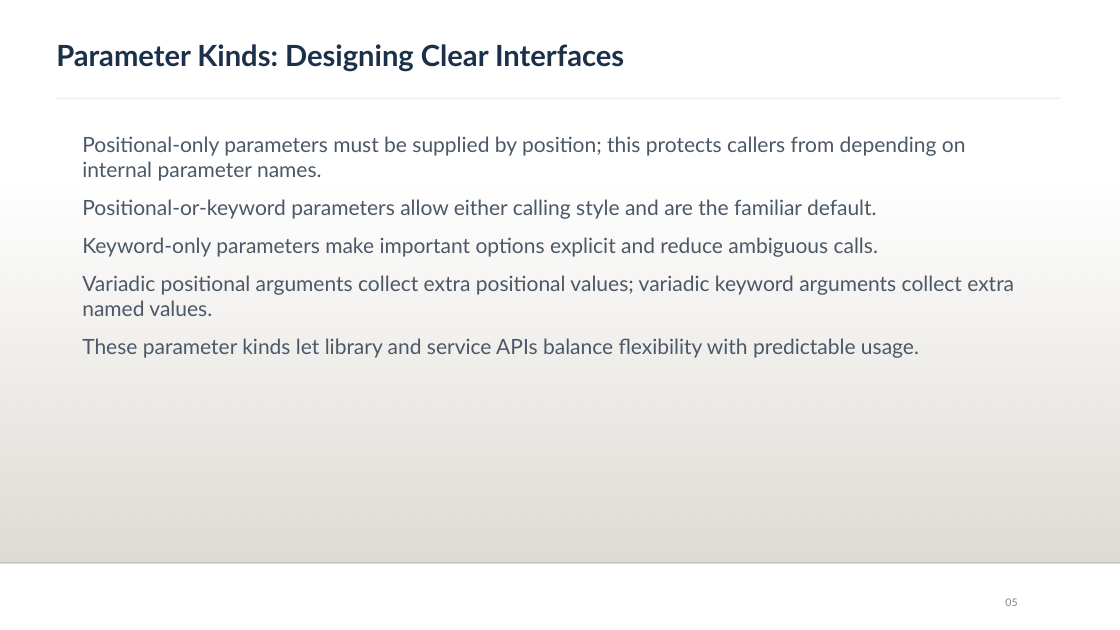
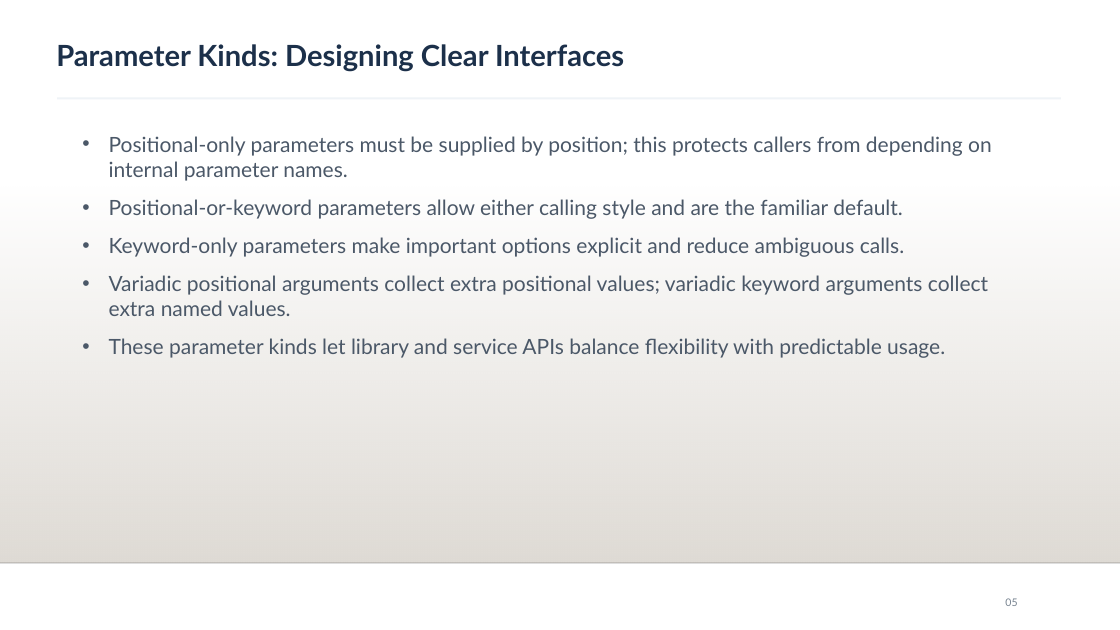
Before and after one commit to RakeshdotKR/CapGemini_AI, a slide deck: slide 5 of Docs/Day3_Functions_OOP_Polymorphism_Decorators.pptx. Drawn at 1120x630 pixels with LibreOffice and Linux fonts; fonts in the diff are those of the drawing; background and template pictures are left out. Boxes give left, top, right and bottom in pixels: in the first picture for what was removed or moved away, otherwise in the second. Text is boxed around its words. In the diff, an @@ line names an element or a change of style, - is before the commit and + after.

```diff
--- a/Docs/Day3_Functions_OOP_Polymorphism_Decorators.pptx
+++ b/Docs/Day3_Functions_OOP_Polymorphism_Decorators.pptx
@@ text "Positional-only parameters must be supplied ..." at [109,136,992,358]: bullet none to • @@
```
Also in this commit, not shown: 4 other slides changed.
